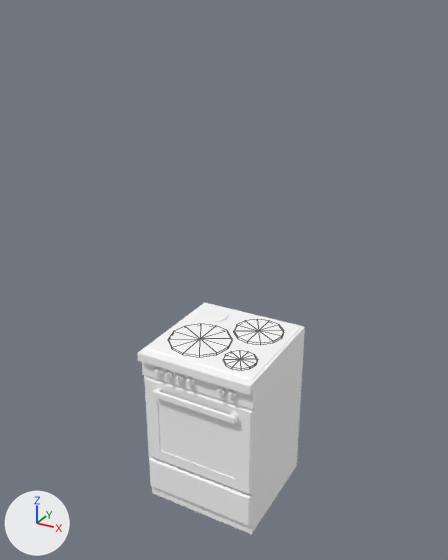
Two versions of the FBX model Assets/Models/Interior/oven_v01.fbx, one commit apart.
Rendered twice from a camera (50 mm lens) standing at (1.604, -2.693, 2.408) and looking at (0.289, -0.3, 1.212). The lights are fixed; the arrows at lower left show +X, +Y and +Z. Mesh edges are drawn as thin lines on the coarser meshes. Where no turn or scale is listed for an object, it has been applied to the vertices.

Before the edit, the objects in view are built like this:
```python
me_mesh = bpy.data.meshes.new('Mesh')
me_mesh.from_pydata(...)  # 302 vertices, 280 faces; spans x -0.3..0.3, y -0.317..0.317, z -0.452..0.452
me_mesh.materials.append(mat_lambert1)  # its picture is missing
me_mesh_008 = bpy.data.meshes.new('Mesh.008')
me_mesh_008.from_pydata(...)  # 25 vertices, 24 faces; spans x -0.157..0.157, y -0.157..0.157, z -0.005..0.005
me_mesh_008.materials.append(mat_lambert1)  # its picture is missing
me_mesh_009 = bpy.data.meshes.new('Mesh.009')
me_mesh_009.from_pydata(...)  # 25 vertices, 24 faces; spans x -0.126..0.126, y -0.126..0.126, z -0.005..0.005
me_mesh_009.materials.append(mat_lambert1)  # its picture is missing
ob_oven = bpy.data.objects.new('Oven', me_mesh)
ob_oven.location = (0.3, -0.317, 0.452)
ob_plate2 = bpy.data.objects.new('Plate2', me_mesh_008)
ob_plate2.location = (0.207, -0.393, 0.909)
ob_plate3 = bpy.data.objects.new('Plate3', me_mesh_009)
ob_plate3.location = (0.422, -0.178, 0.909)
```
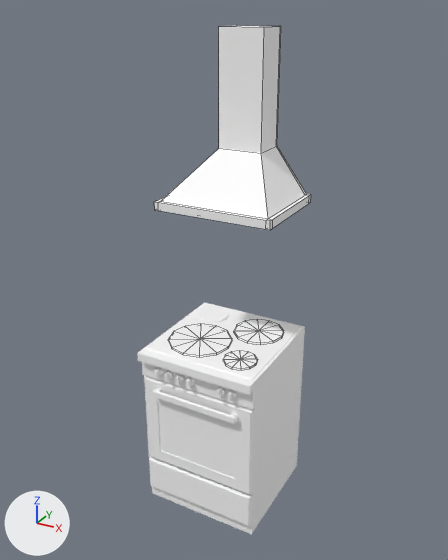
Pixel boxes (x1, y1, x2, y2) of what changed, in the pictures (448 x 560 px):
'OvenFan', added
    after: (154, 25, 311, 230)

Patch to the scene script:
```diff
--- a/Assets/Models/Interior/oven_v01.fbx.py
+++ b/Assets/Models/Interior/oven_v01.fbx.py
@@ me_mesh_011 @@
+me_mesh_011.from_pydata(...)  # 52 vertices, 50 faces; spans x -0.29..0.29, y -0.45..0.0, z 0.0..0.773
+me_mesh_011.materials.append(mat_lambert1)  # its picture is missing
@@ ob_ovenfan @@
+ob_ovenfan = bpy.data.objects.new('OvenFan', me_mesh_011)
+ob_ovenfan.location = (0.3, 0.0, 1.56)
```
